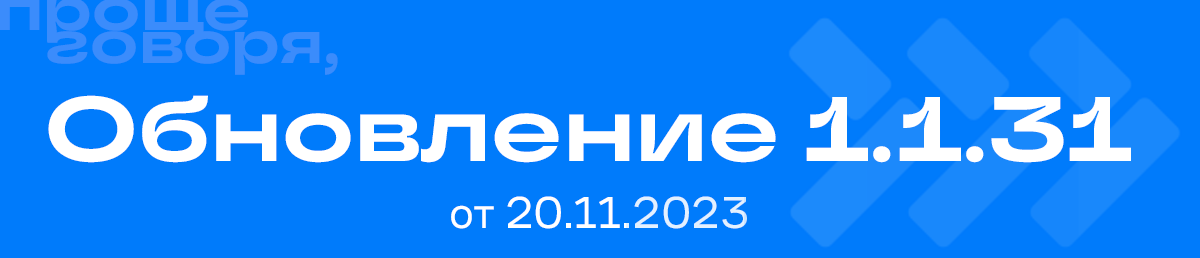
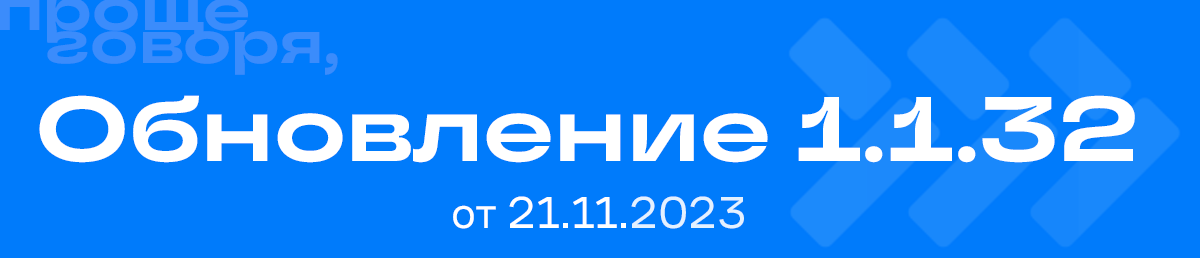
Layer changes from the first (1200, 258) image to the second:
renamed "Обновление 1.1.31" to "Обновление 1.1.32", painted on it over [39, 95, 1135, 163]
renamed "от 20.11.2023" to "от 21.11.2023", painted on it over [451, 196, 747, 229]
